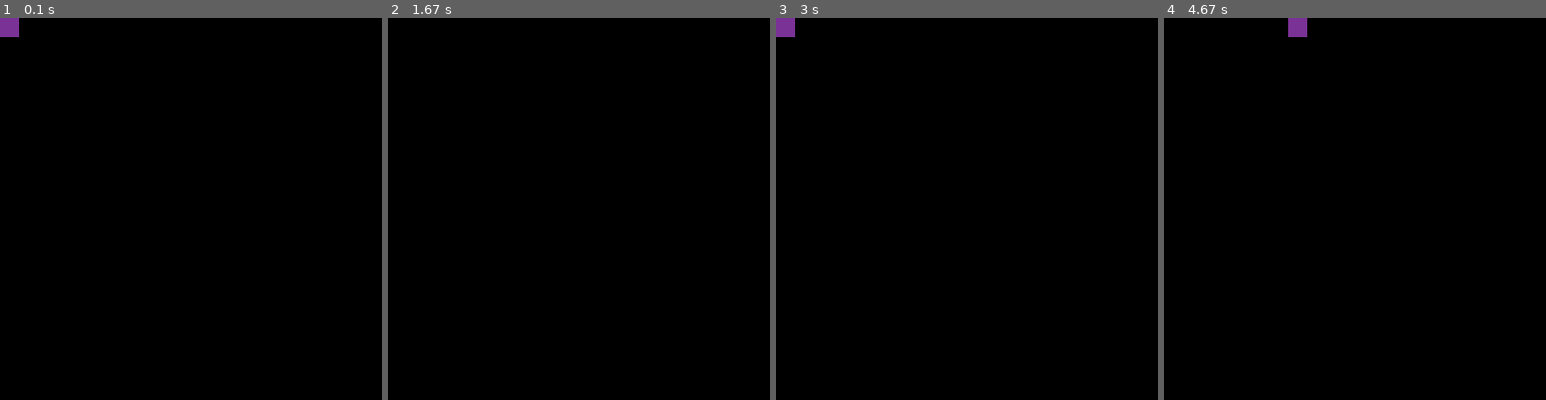
Above: before the commit, frames 1-4 (left to right).
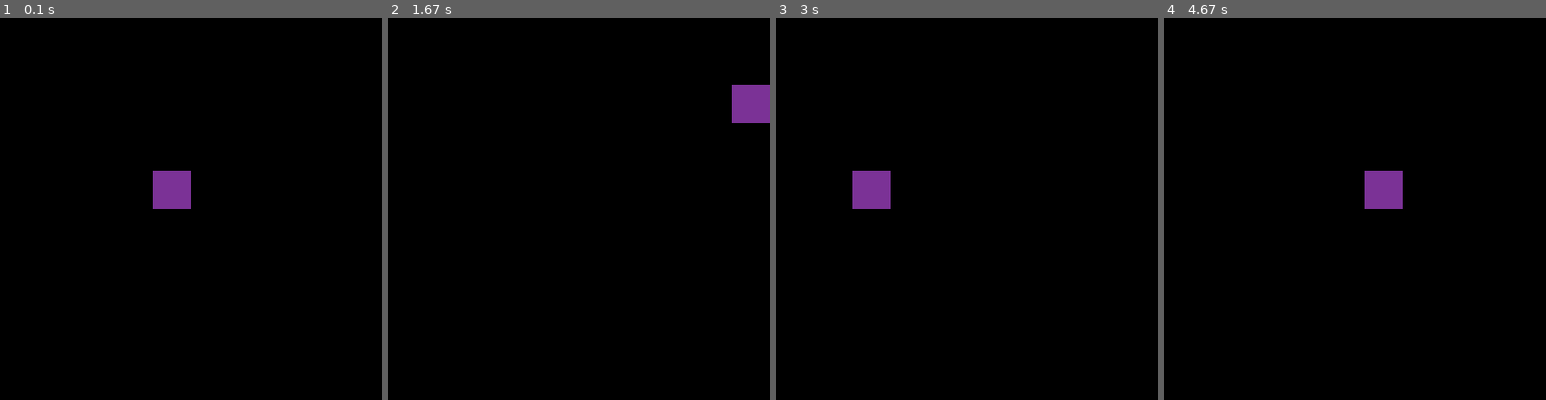
Above: after the commit, the same moments.

Repository: CJSatnarine/PyGame
Game: pygame game, started from main.py
Two runs of this game, one before a commit and one after it. Both use one fixed random seed, a clock stepped at 60 frames per second and the inputs below.
Inputs:
- Up to frame 1 (0.1 s): no input
- Up to frame 2 (1.67 s): hold D 0.33-0.8 s; hold W 0.83-1.13 s; hold D 1.17-1.63 s
- Up to frame 3 (3 s): hold A 1.67-2.2 s; hold S 2.23-2.53 s; hold A 2.57-2.97 s
- Up to frame 4 (4.67 s): hold W 3-3.37 s; hold D 3.4-4.03 s; hold S 4.07-4.43 s; hold A from 4.47 s (still down)

The runs differ from the first frame. In frame 1, 1.2% of the frame differs, in the area x 0-50%, y 0-50%; in frame 2, 1.0%; in frame 3, 1.2%; in frame 4, 1.2%.

Commit message:
Added a window border to the window.

Diff:
--- a/main.py
+++ b/main.py
@@ -1,6 +1,6 @@
 #Imports.
 import pygame;
-import sys;
+import random;
 
 #Initialisation and set up.
 pygame.init();
@@ -10,6 +10,7 @@
 windowWidth = 400;
 window = pygame.display.set_mode((windowHeight, windowWidth));
 pygame.display.set_caption('PyGame');
+windowBorder = window.get_rect();
 
 #Program loop.
 runGame = True;
@@ -24,10 +25,10 @@
 purple = (123, 50, 150);
 
 # Player Variables.
-playerXLocation = 0;
-playerYLocation = 0;
-playerWidth = 20;
-playerHeight = 20;
+playerWidth = 40;
+playerHeight = 40;
+playerXLocation = (windowHeight / 2) - playerHeight;
+playerYLocation = (windowWidth / 2) - playerWidth;
 playerSpeed = 5;
 player = pygame.Rect(playerXLocation, playerYLocation, playerWidth, playerHeight);
 
@@ -53,7 +54,9 @@
     if keys[pygame.K_d]:
         player.x += playerSpeed;
 
-    #Drawing code.
+    #Keeps the player within the screen.
+    player.clamp_ip(windowBorder);
+
     #Clears the screen to black.
     window.fill(black);
 
